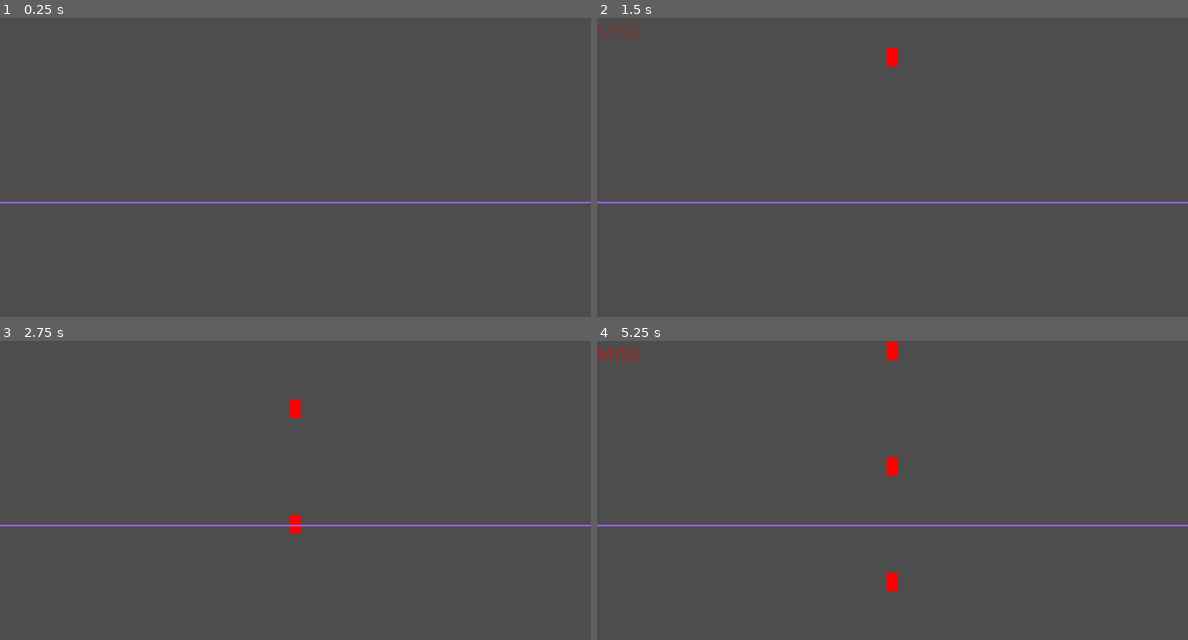
Above: before the commit, frames 1-4 (two rows, left to right).
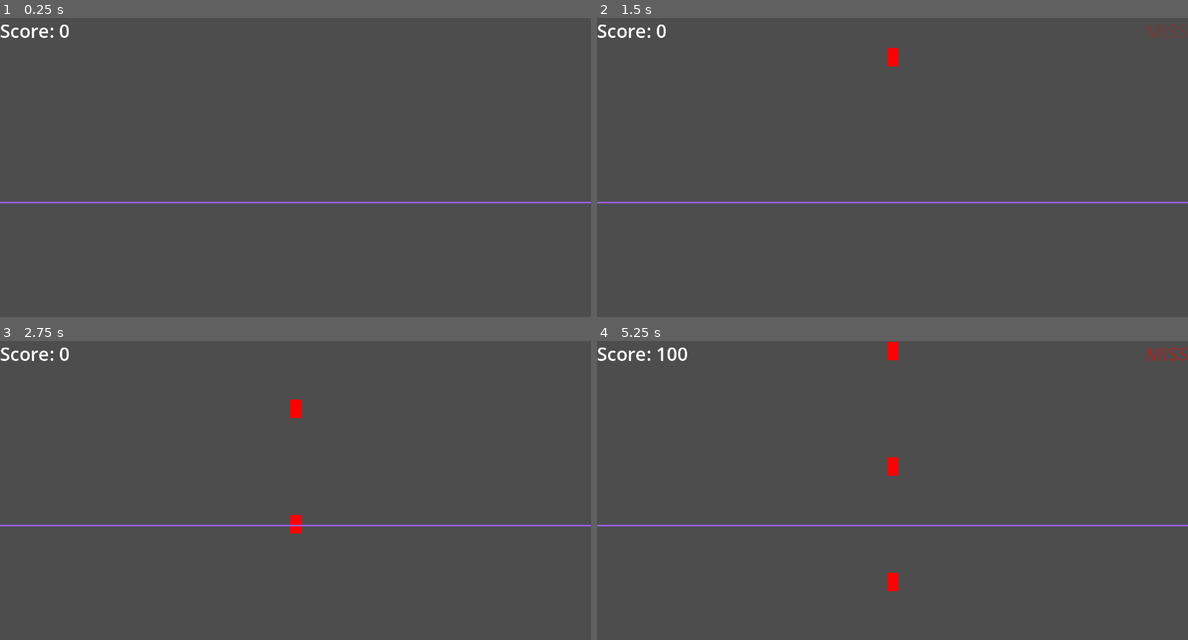
Above: after the commit, the same moments.

Repository: Jae7777/Wind-Tempo
Game: Godot game, scene res://scenes/Main.tscn
Two runs of this game, one before a commit and one after it. Both use one fixed random seed, a clock stepped at 60 frames per second and the inputs below.
Inputs:
- Up to frame 1 (0.25 s): no input
- Up to frame 2 (1.5 s): tap Enter at 0.5 s; tap Space (hit) at 0.6, 1.25, 1.35 s
- Up to frame 3 (2.75 s): tap Enter at 2 s; tap Space (hit) at 2.1 s
- Up to frame 4 (5.25 s): tap Space (hit) at 2.75, 2.85, 3.6, 4.25, 4.35, 5.1 s; tap Enter at 3.5 s

The runs differ from the first frame. In frame 1, 0.2% of the frame differs, in the area x 0-12%, y 2-7%; in frame 2, 0.4%; in frame 3, 0.2%; in frame 4, 0.5%, in the area x 0-100%, y 2-7%.

Commit message:
added score tracking and hit windows(good/perfect)

Diff:
--- a/wind-tempo/scenes/Main.tscn
+++ b/wind-tempo/scenes/Main.tscn
@@ -25,9 +25,19 @@
 [node name="CanvasLayer" type="CanvasLayer" parent="."]
 
 [node name="FeedbackLabel" type="Label" parent="CanvasLayer"]
-offset_right = 40.0
-offset_bottom = 23.0
+anchors_preset = 1
+anchor_left = 1.0
+anchor_right = 1.0
+offset_left = -40.0
+offset_bottom = 55.0
+grow_horizontal = 0
 theme_override_colors/font_color = Color(1, 0, 0, 1)
 theme_override_font_sizes/font_size = 40
 horizontal_alignment = 2
 vertical_alignment = 1
+
+[node name="ScoreLabel" type="Label" parent="CanvasLayer"]
+offset_right = 40.0
+offset_bottom = 23.0
+theme_override_font_sizes/font_size = 40
+text = "Score: 0"
--- a/wind-tempo/scripts/Game.gd
+++ b/wind-tempo/scripts/Game.gd
@@ -1,44 +1,59 @@
 # scripts/Game.gd
 extends Node2D
 
-@export var note_scene: PackedScene          # drag 'scenes/Note.tscn' here in the Inspector
+# ==== Scenes & Spawn ====
+@export var note_scene: PackedScene          # drag 'scenes/Note.tscn' here
 @export var spawn_interval: float = 1.0      # seconds between notes
-@export var hit_window: float = 24.0         # pixels tolerance around the judgment line
 
+# ==== Timing windows (in pixels, distance from JudgeLine) ====
+@export var perfect_window: float = 10.0     # <= this = PERFECT
+@export var good_window: float = 24.0        # <= this = GOOD, else MISS
+
+# ==== Scoring per window ====
+@export var perfect_points: int = 100
+@export var good_points: int = 50
+@export var miss_points: int = 0             # set negative if you want a penalty
+
+# ==== Nodes ====
 @onready var spawn_point: Marker2D = $SpawnPoint
 @onready var judge_line: Marker2D = $JudgeLine
 @onready var notes_container: Node = $Notes
 @onready var feedback_label: Label = $CanvasLayer/FeedbackLabel
+@onready var score_label: Label = $CanvasLayer/ScoreLabel
 @onready var judge_bar: ColorRect = $JudgeBar
 
+# ==== State ====
 var _spawn_timer: float = 0.0
+var score: int = 0
 
 func _ready() -> void:
 	_spawn_timer = spawn_interval
-	# Align the bar visually to the judge line (center the 4px bar on the line)
+	feedback_label.visible = false
+	# Align the visual judge bar to the judge line (bar is ~4px tall; center it)
 	judge_bar.position.y = judge_line.position.y - (judge_bar.size.y * 0.5)
-	feedback_label.visible = false
+	_update_score_ui()
 
 func _process(delta: float) -> void:
-	# 1) Auto-spawn notes
+	# Auto-spawn notes
 	_spawn_timer -= delta
 	if _spawn_timer <= 0.0:
 		_spawn_timer = spawn_interval
 		_spawn_note()
 
-	# 2) Input: judge on Space
+	# Judge on Space
 	if Input.is_action_just_pressed("hit"):
 		_evaluate_hit()
 
 func _spawn_note() -> void:
 	if note_scene == null:
-		push_warning("note_scene is not assigned! Drag scenes/Note.tscn into Main's 'note_scene' export.")
+		push_warning("note_scene is not assigned! Drag scenes/Note.tscn into Main's 'note_scene'.")
 		return
 	var note := note_scene.instantiate() as Node2D
 	note.position = spawn_point.global_position
 	notes_container.add_child(note)
 
 func _evaluate_hit() -> void:
+	# Find the closest note to the judge line (by vertical distance)
 	var best: Node2D = null
 	var best_dist := INF
 
@@ -49,13 +64,31 @@
 				best_dist = d
 				best = c
 
-	if best != null and best_dist <= hit_window:
-		# HIT!
-		_show_feedback("HIT!", Color(0.3, 1.0, 0.3))
-		best.queue_free()
+	var result := "MISS"
+	var points := miss_points
+	var color := Color(1.0, 0.3, 0.3)  # red-ish
+
+	if best != null:
+		if best_dist <= perfect_window:
+			result = "PERFECT"
+			points = perfect_points
+			color = Color(0.3, 1.0, 0.3)   # green-ish
+			best.queue_free()
+		elif best_dist <= good_window:
+			result = "GOOD"
+			points = good_points
+			color = Color(1.0, 0.9, 0.3)   # yellow-ish
+			best.queue_free()
+		else:
+			# Far from the line -> MISS (do not remove the note)
+			pass
 	else:
-		# MISS
-		_show_feedback("MISS", Color(1.0, 0.3, 0.3))
+		# No notes to judge -> MISS
+		pass
+
+	score += points
+	_update_score_ui()
+	_show_feedback(result, color)
 
 func _show_feedback(text: String, color: Color) -> void:
 	feedback_label.text = text
@@ -63,9 +96,12 @@
 	feedback_label.visible = true
 
 	var t := create_tween()
-	# Fade out quickly
-	t.tween_property(feedback_label, "modulate:a", 0.0, 0.4).set_trans(Tween.TRANS_QUAD).set_ease(Tween.EASE_OUT)
+	t.tween_property(feedback_label, "modulate:a", 0.0, 0.35).set_trans(Tween.TRANS_QUAD).set_ease(Tween.EASE_OUT)
 	t.finished.connect(func():
 		feedback_label.visible = false
 		feedback_label.modulate.a = 1.0
 	)
+
+func _update_score_ui() -> void:
+	if is_instance_valid(score_label):
+		score_label.text = "Score: %d" % score
